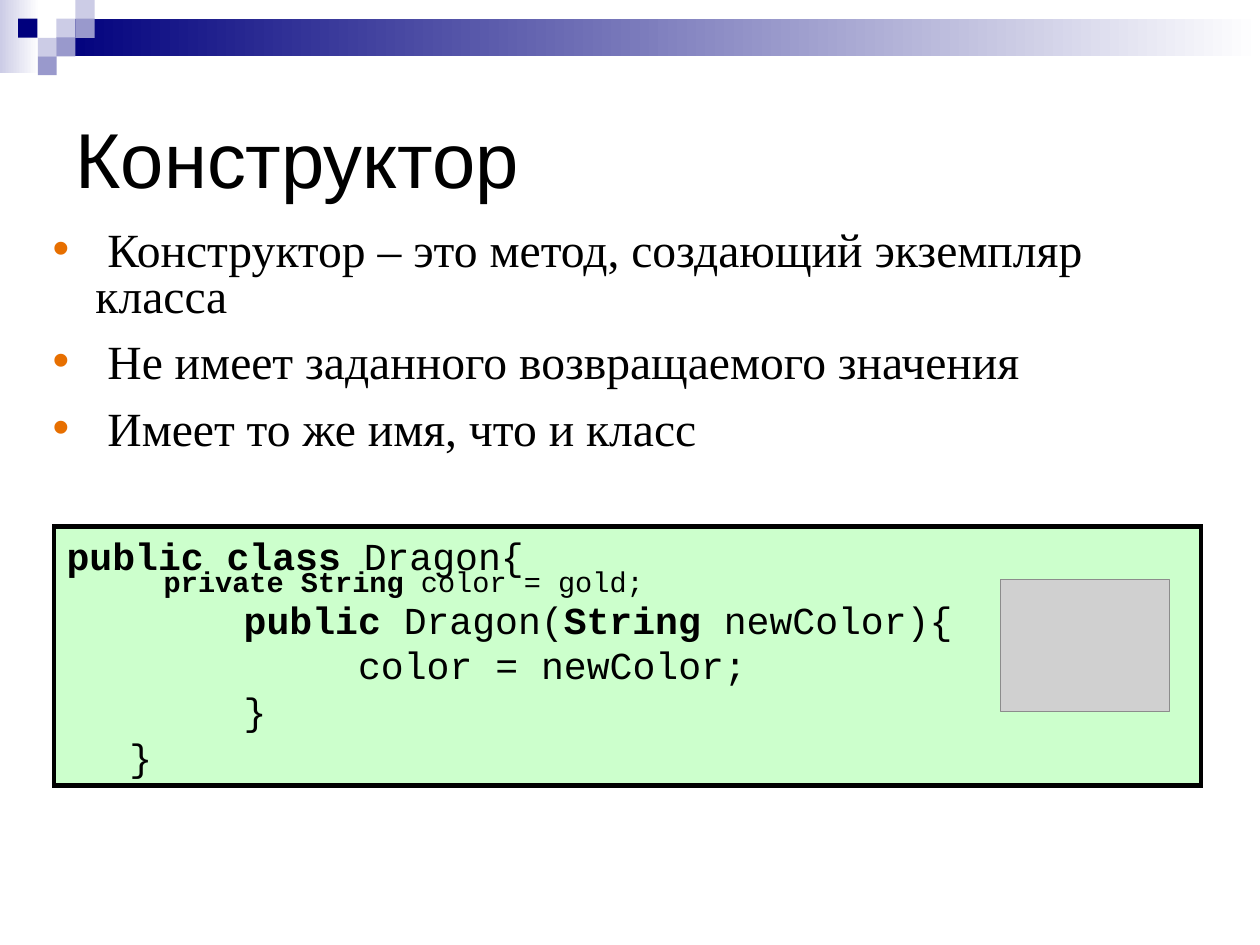
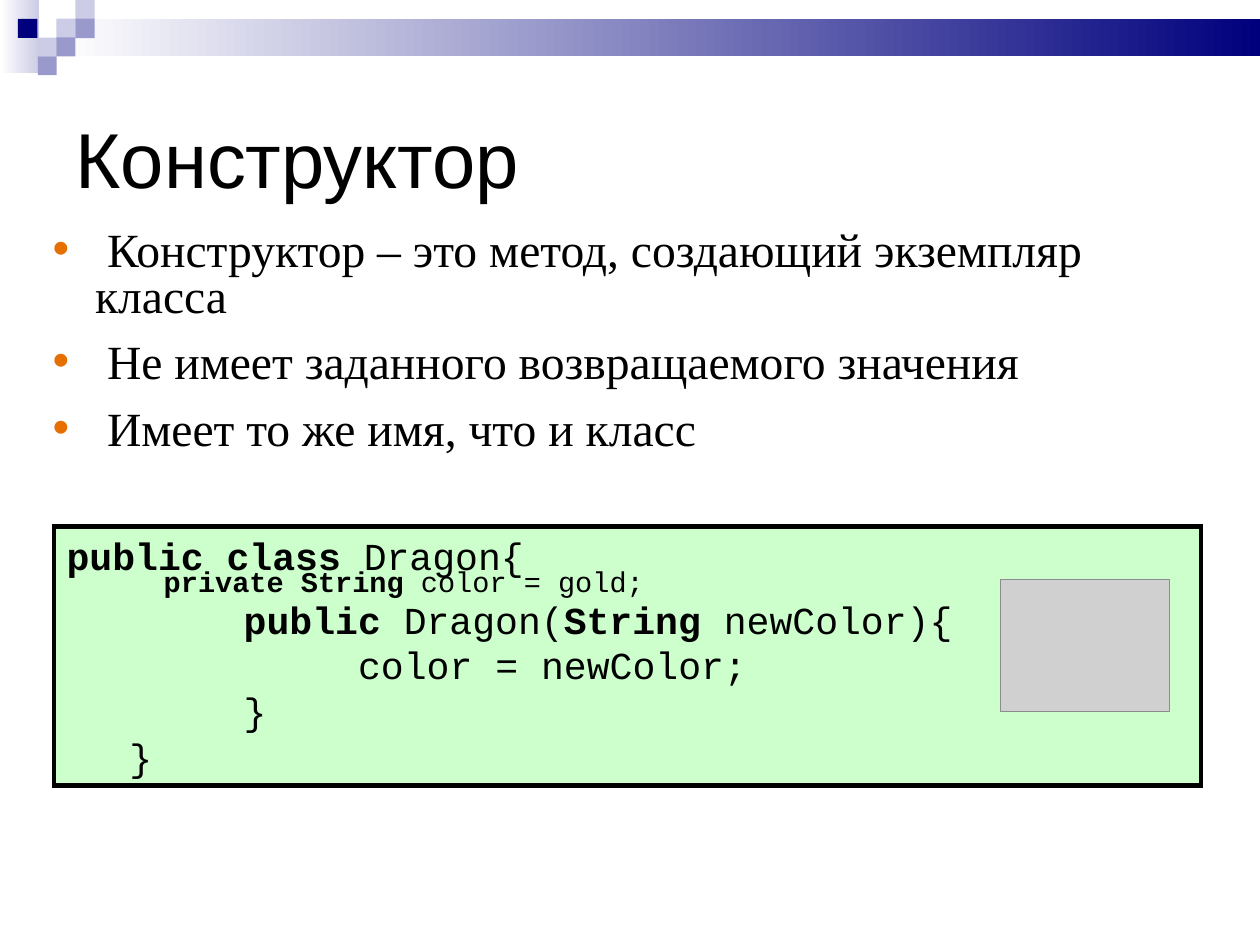
Before and after one commit to Chuvi-w/lisiynos, a slide deck: slide 8 of schedule/Однородные координаты.ppt (slide 17 before the commit). Drawn at 1260x945 pixels with LibreOffice and Linux fonts; fonts in the diff are those of the drawing; grey boxes stand for pictures. Boxes give left, top, right and bottom in pixels: in the first picture for what was removed or moved away, otherwise in the second. Text is boxed around its words. In the diff, an @@ line names an element or a change of style, - is before the commit and + after.

```diff
--- a/schedule/Однородные координаты.ppt
+++ b/schedule/Однородные координаты.ppt
@@ rectangle at box(0, 0, 39, 73): fill gradient #CCCCE6 to #FFFFFF to gradient #FFFFFF to #CCCCE6 @@
@@ rectangle at box(57, 18, 1260, 56): fill gradient #00007D to #FFFFFF to gradient #FFFFFF to #00007D @@
@@ text "Конструктор – это метод, создающий ..." at box(95, 234, 1082, 453): indent changed @@
```
Also in this commit, not shown: 2 other slides changed, 6 slides added, 58 slides removed, 1 other file.
